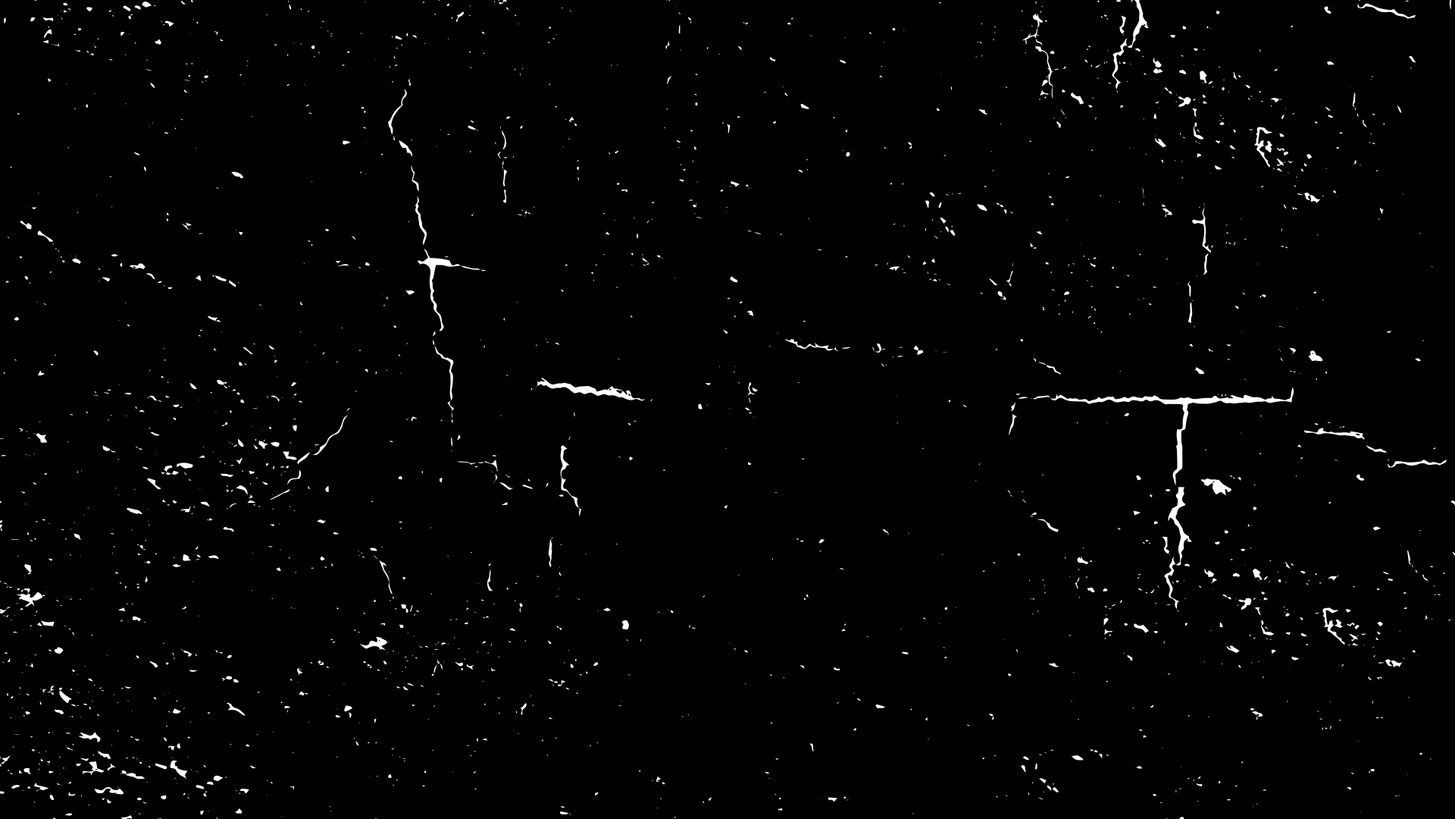
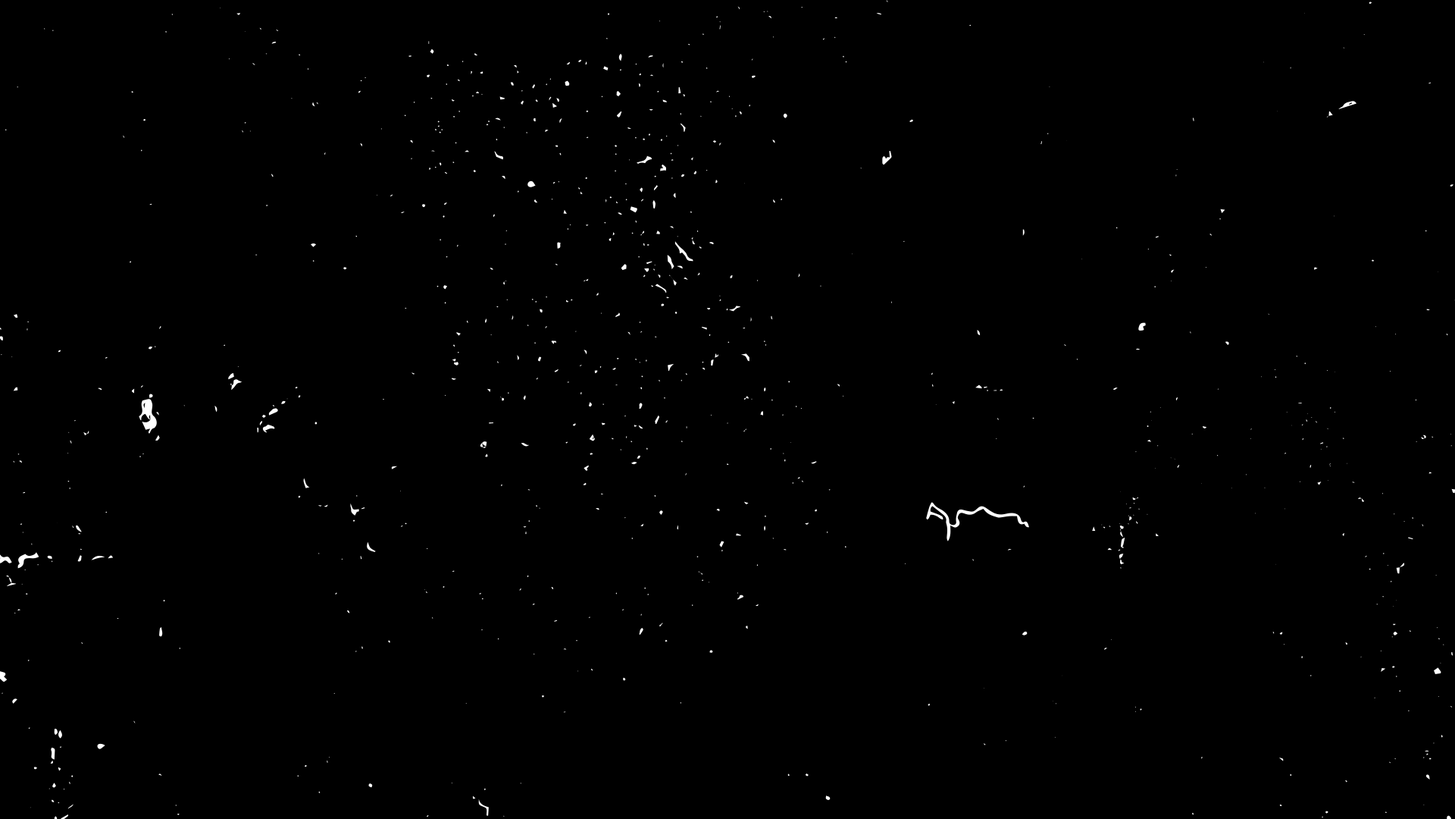
Layered file, before and after one edit (1455 x 819). Changes by layer:
removed layer "01 copia 3" over [3, 0, 1417, 380]
added layer "Forma 1" above "06" over [14, 12, 1441, 784]
painted on "01" over [0, 0, 1455, 819]
